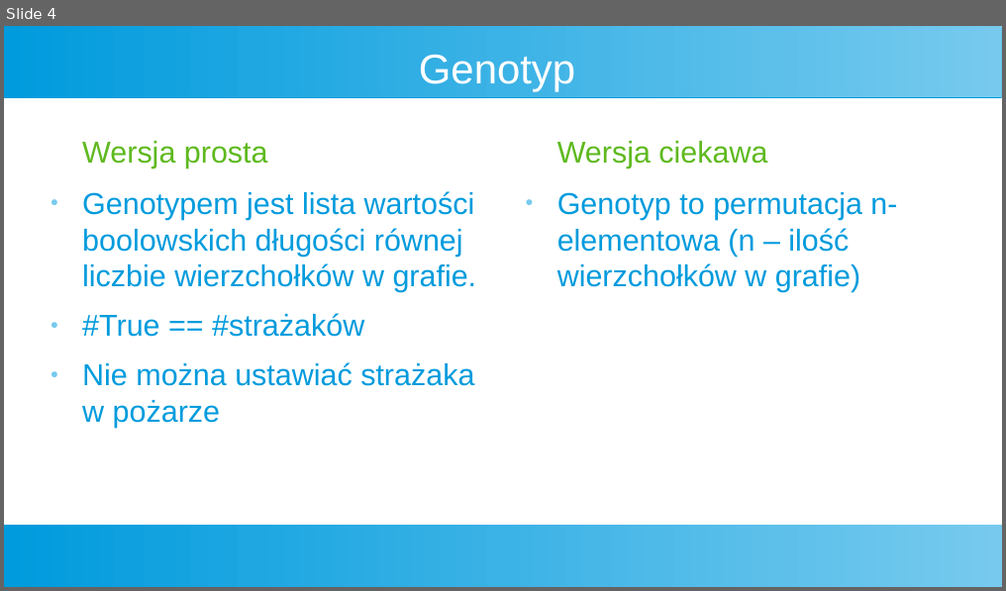
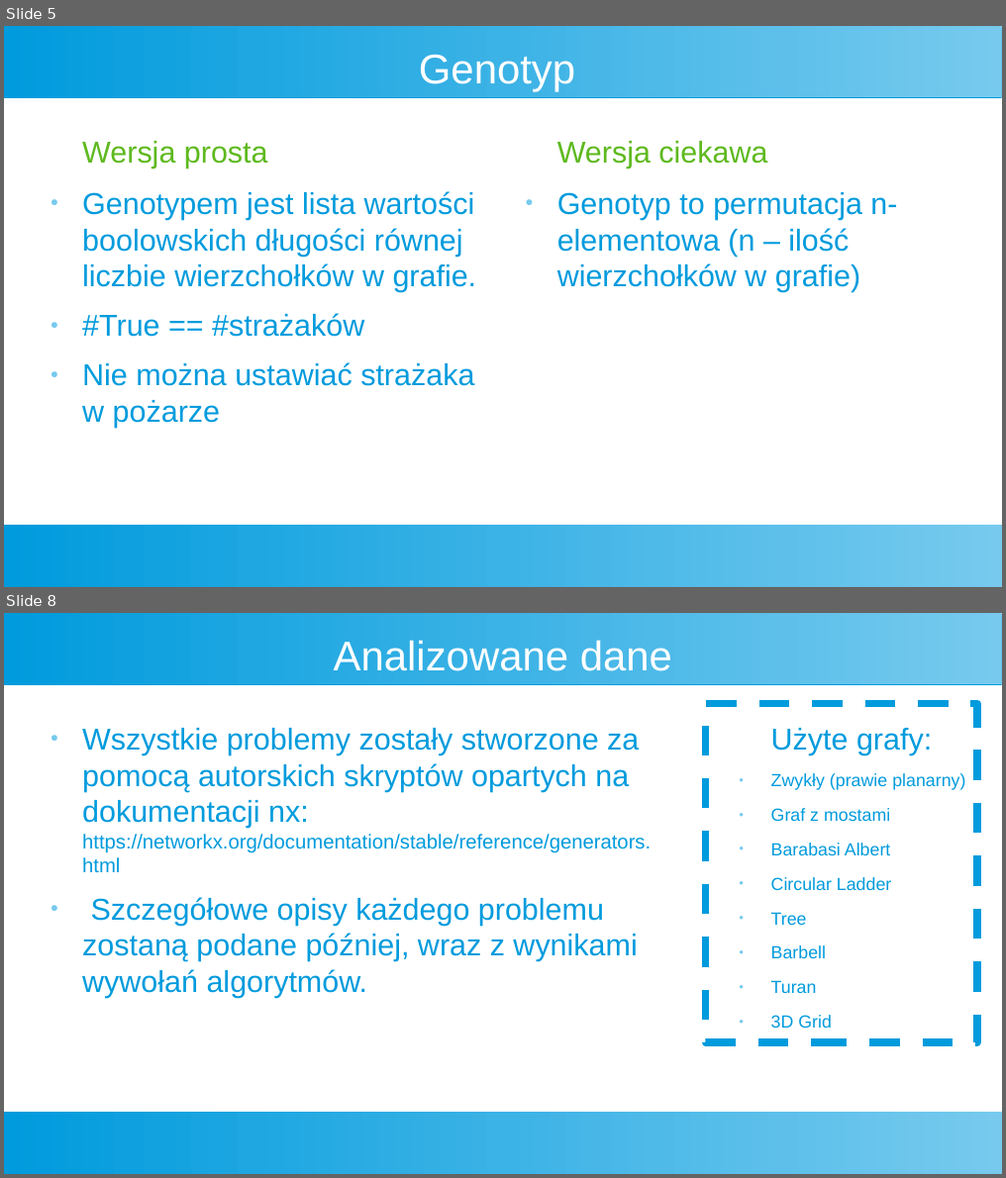
Before and after one commit to Kubapatoka/FiremanProblemEAProject, a slide deck: Prezentacja/Prez.odp. Shown one above the other, each under a label of ours: slide 4 before the commit, slides 5 and 8 after it; the slides between them are not shown. The pictures are 1006x591 and 1006x1178 pixels, drawn with LibreOffice and Linux fonts; fonts in the diff are those of the drawing. Boxes give left, top, right and bottom in pixels: in the first picture for what was removed or moved away, otherwise in the second. Text is boxed around its words. In the diff, an @@ line names an element or a change of style, - is before the commit and + after.

```diff
--- a/Prezentacja/Prez.odp
+++ b/Prezentacja/Prez.odp
@@ slide 8 added at [4, 613, 1002, 1174], background #FFFFFF; not listed: 2 template elements that a slide beside it also shows @@
@@ title added at [334, 640, 672, 671], 33 pt, text #FFFFFF @@
+Analizowane dane
@@ text added at [82, 728, 650, 998], 24 pt, text #009BDD @@
+● Wszystkie problemy zostały stworzone za pomocą autorskich skryptów opartych na dokumentacji nx: https://networkx.org/documentation/stable/reference/generators.html
+● Szczegółowe opisy każdego problemu zostaną podane później, wraz z wynikami wywołań algorytmów.
@@ rectangle added at [706, 703, 977, 1043], outline #009BDD 6.01 pt dashed @@
@@ text added at [771, 728, 965, 1028], 14 pt, text #009BDD @@
+Użyte grafy:
+● Zwykły (prawie planarny)
+● Graf z mostami
+● Barabasi Albert
+● Circular Ladder
+● Tree
+● Barbell
+● Turan
+● 3D Grid
@@ what was slide 4 is now slide 5 @@
```
Also in this commit, not shown: 5 other slides added, 2 other files.
